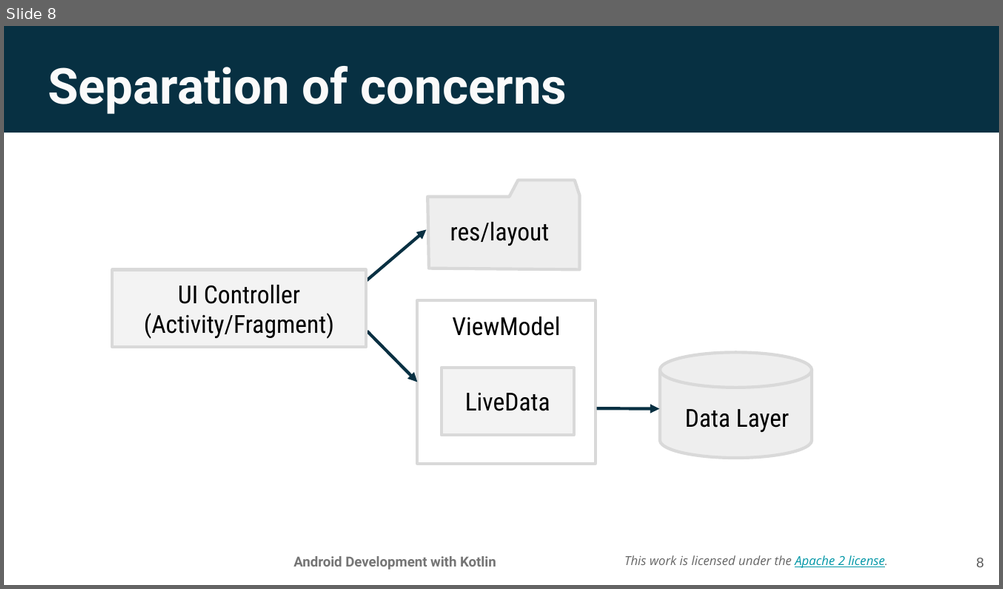
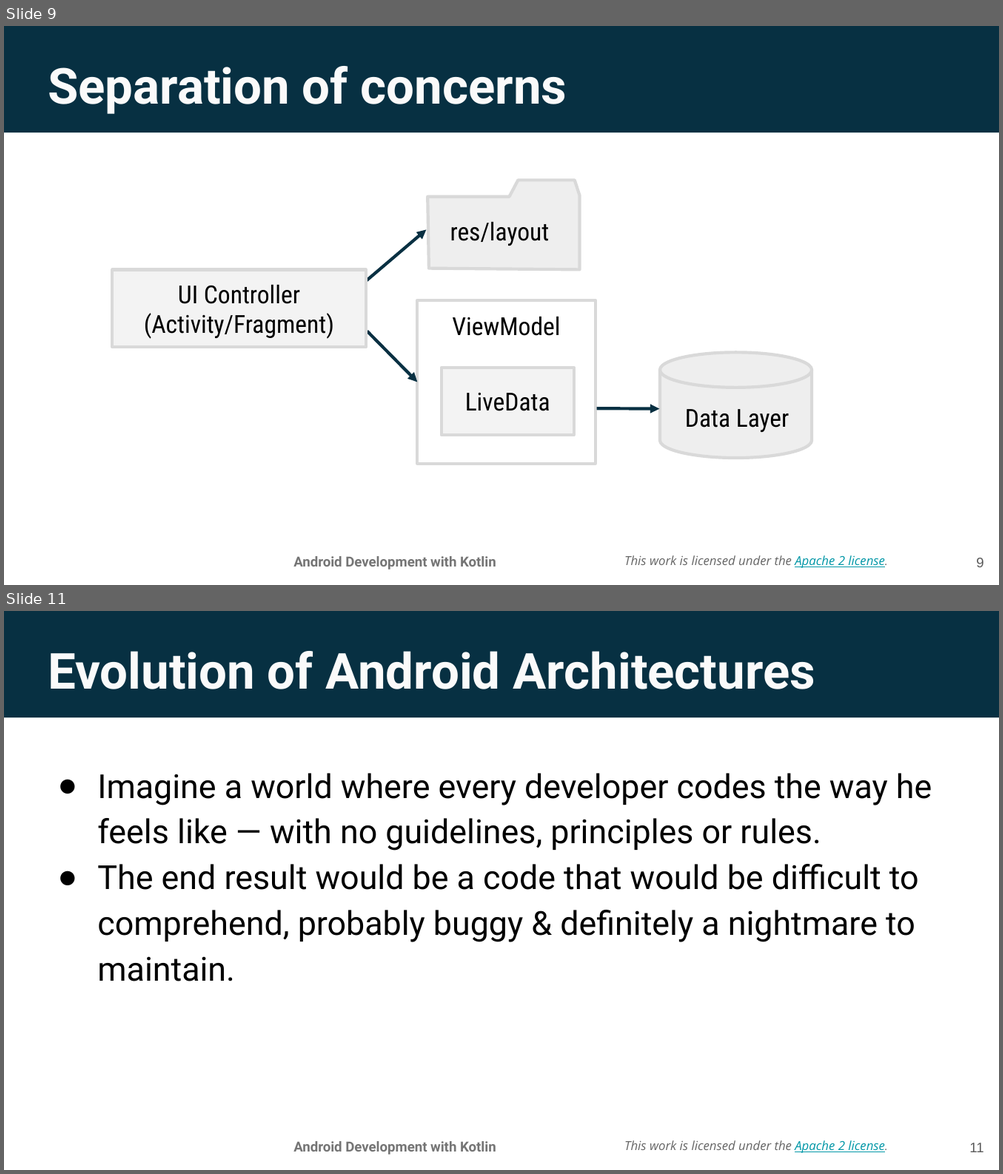
Before and after one commit to walkman617/AndroidDevKotlin, a slide deck: Unit3/Lesson 8 App architecture (UI Layer).pptx. Shown one above the other, each under a label of ours: slide 8 before the commit, slides 9 and 11 after it; the slides between them are not shown. The pictures are 1003x589 and 1003x1174 pixels, drawn with LibreOffice and Linux fonts; fonts in the diff are those of the drawing; background and template pictures are left out. Boxes give left, top, right and bottom in pixels: in the first picture for what was removed or moved away, otherwise in the second. Text is boxed around its words. In the diff, an @@ line names an element or a change of style, - is before the commit and + after.

```diff
--- a/Unit3/Lesson 8 App architecture (UI Layer).pptx
+++ b/Unit3/Lesson 8 App architecture (UI Layer).pptx
@@ slide 11 added at [4, 611, 999, 1170], background picture (left out); not listed: 3 template elements that a slide beside it also shows @@
@@ title added at [48, 651, 815, 689], 36 pt, text #FAFAFA, bold @@
+Evolution of Android Architectures
@@ text added at [97, 773, 931, 982], 24 pt, text #000000 @@
+● Imagine a world where every developer codes the way he feels like — with no guidelines, principles or rules.
+● The end result would be a code that would be difficult to comprehend, probably buggy & definitely a nightmare to maintain.
@@ page number added at [969, 1143, 983, 1153], 10 pt, text #595959 @@
+11
@@ what was slide 8 is now slide 9 @@
@@ page number at [976, 558, 983, 568]: text changed @@
-8
+9
```
Also in this commit, not shown: 3 slides changed, 6 other slides added, 3 other files.
